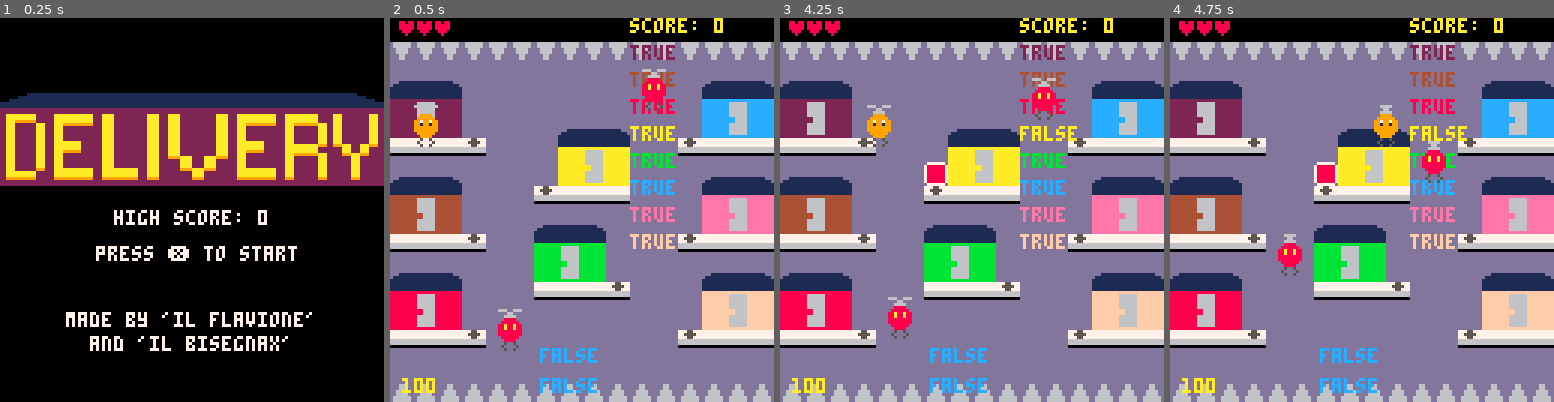
Above: before the commit, frames 1-4 (left to right).
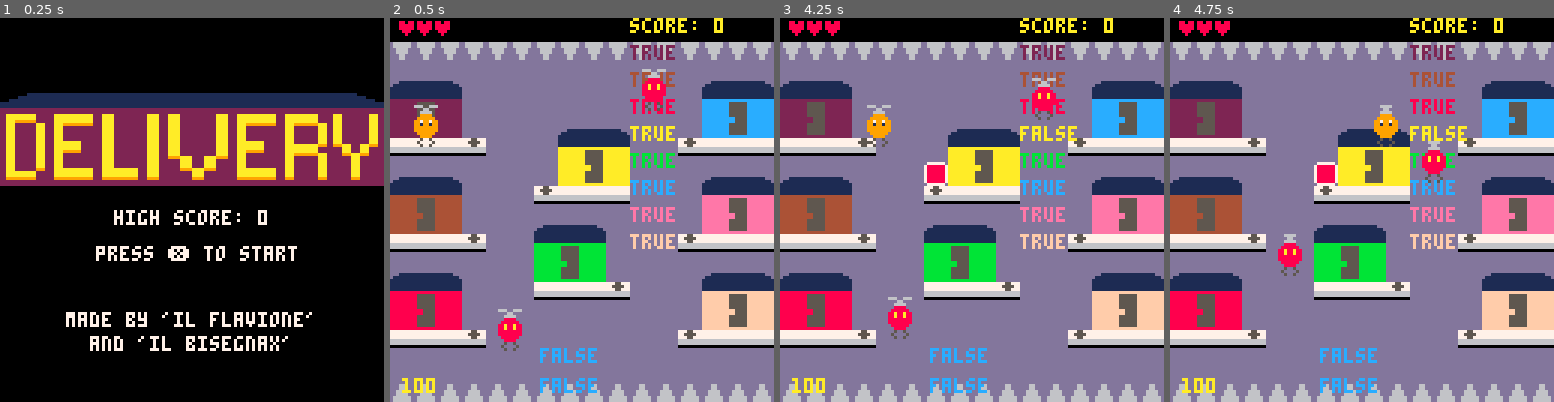
Above: after the commit, the same moments.

Repository: FlavioIero/Delivery
Game: PICO-8 cartridge atari.p8
Two runs of this game, one before a commit and one after it. Both use one fixed random seed, a clock stepped at 60 frames per second and the inputs below.
Inputs:
- Up to frame 1 (0.25 s): no input
- Up to frame 2 (0.5 s): tap X (X key) at 0.33 s
- Up to frame 3 (4.25 s): tap O (Z key) at 0.7, 1.7, 2.1, 2.5, 2.9, 3.3, 3.7, 4.1 s; tap X (X key) at 1.07, 1.85, 2.97, 4.08 s; hold Right 1.6-2.1 s; hold Up 2.15-2.42 s; hold Right 2.47-3.03 s; hold Left 3.08-3.58 s; hold Down 3.63-3.97 s; hold Right from 4.02 s (still down)
- Up to frame 4 (4.75 s): tap O (Z key) at 4.5 s; release Right at 4.68 s; hold Up from 4.73 s (still down)

Frame 1 is identical in both runs. In frame 2, 2.7% of the frame differs, in the area x 7-93%, y 21-81%; in frame 3, 3.0%; in frame 4, 3.0%.

Commit message:
added music

Diff:
--- a/atari.p8
+++ b/atari.p8
@@ -793,22 +793,22 @@
 0070070000000000dddddddd99999999666006660066660000000000dd6666ddddd66ddd000000008888888800000000ddd111111111111111111dddbbbbbbbb
 0000000000000000dddddddd09999990000660000006600000000000d666666ddddddddddddddddd08888880ddddddddd1111111111111111111111dbbbbbbbb
 0000000000000000dddddddd00999900006666000066660000000000d666666ddddddddddddddddd00888800dddddddd111111111111111111111111bbbbbbbb
-111111118666666811111111f200000011111111b666666b1111111111111111e666666e1111111111111111f666666f11111111111111114666666411111111
-1111111188866668111111118400000011111111bbb6666b1111111111111111eee6666e1111111111111111fff6666f11111111111111114446666411111111
-111111118886666811111111ae00000011111111bbb6666b1111111111111111eee6666e1111111111111111fff6666f11111111111111114446666411111111
-888888888666666888888888bc000000bbbbbbbbb666666bbbbbbbbbeeeeeeeee666666eeeeeeeeefffffffff666666fffffffff444444444666666444444444
-88888888866666688666666800000000bbbbbbbbb666666bb666666beeeeeeeee666666ee666666efffffffff666666ff666666f444444444666666446666664
-88888888866666688666666800000000bbbbbbbbb666666bb666666beeeeeeeee666666ee666666efffffffff666666ff666666f444444444666666446666664
-88888888866666688666666800000000bbbbbbbbb666666bb666666beeeeeeeee666666ee666666efffffffff666666ff666666f444444444666666446666664
-88888888888888888666666800000000bbbbbbbbbbbbbbbbb666666beeeeeeeeeeeeeeeee666666efffffffffffffffff666666f444444444444444446666664
-11111111266666621111111111111111a666666a1111111111111111c666666c1111111107777770077777700777777007777770077777700777777007777770
-11111111222666621111111111111111aaa6666a1111111111111111ccc6666c111111117222222774444447788888877aaaaaa77bbbbbb77cccccc77eeeeee7
-11111111222666621111111111111111aaa6666a1111111111111111ccc6666c111111117222222774444447788888877aaaaaa77bbbbbb77cccccc77eeeeee7
-222222222666666222222222aaaaaaaaa666666aaaaaaaaaccccccccc666666ccccccccc7222222774444447788888877aaaaaa77bbbbbb77cccccc77eeeeee7
-222222222666666226666662aaaaaaaaa666666aa666666accccccccc666666cc666666c7222222774444447788888877aaaaaa77bbbbbb77cccccc77eeeeee7
-222222222666666226666662aaaaaaaaa666666aa666666accccccccc666666cc666666c7222222774444447788888877aaaaaa77bbbbbb77cccccc77eeeeee7
-222222222666666226666662aaaaaaaaa666666aa666666accccccccc666666cc666666c7222222774444447788888877aaaaaa77bbbbbb77cccccc77eeeeee7
-222222222222222226666662aaaaaaaaaaaaaaaaa666666accccccccccccccccc666666c07777770077777700777777007777770077777700777777007777770
+111111118555555811111111f200000011111111b555555b1111111111111111e555555e1111111111111111f555555f11111111111111114555555411111111
+1111111188855558111111118400000011111111bbb5555b1111111111111111eee5555e1111111111111111fff5555f11111111111111114445555411111111
+111111118885555811111111ae00000011111111bbb5555b1111111111111111eee5555e1111111111111111fff5555f11111111111111114445555411111111
+888888888555555888888888bc000000bbbbbbbbb555555bbbbbbbbbeeeeeeeee555555eeeeeeeeefffffffff555555fffffffff444444444555555444444444
+88888888855555588555555800000000bbbbbbbbb555555bb555555beeeeeeeee555555ee555555efffffffff555555ff555555f444444444555555445555554
+88888888855555588555555800000000bbbbbbbbb555555bb555555beeeeeeeee555555ee555555efffffffff555555ff555555f444444444555555445555554
+88888888855555588555555800000000bbbbbbbbb555555bb555555beeeeeeeee555555ee555555efffffffff555555ff555555f444444444555555445555554
+88888888888888888555555800000000bbbbbbbbbbbbbbbbb555555beeeeeeeeeeeeeeeee555555efffffffffffffffff555555f444444444444444445555554
+11111111255555521111111111111111a555555a1111111111111111c555555c1111111107777770077777700777777007777770077777700777777007777770
+11111111222555521111111111111111aaa5555a1111111111111111ccc5555c111111117222222774444447788888877aaaaaa77bbbbbb77cccccc77eeeeee7
+11111111222555521111111111111111aaa5555a1111111111111111ccc5555c111111117222222774444447788888877aaaaaa77bbbbbb77cccccc77eeeeee7
+222222222555555222222222aaaaaaaaa555555aaaaaaaaaccccccccc555555ccccccccc7222222774444447788888877aaaaaa77bbbbbb77cccccc77eeeeee7
+222222222555555225555552aaaaaaaaa555555aa555555accccccccc555555cc555555c7222222774444447788888877aaaaaa77bbbbbb77cccccc77eeeeee7
+222222222555555225555552aaaaaaaaa555555aa555555accccccccc555555cc555555c7222222774444447788888877aaaaaa77bbbbbb77cccccc77eeeeee7
+222222222555555225555552aaaaaaaaa555555aa555555accccccccc555555cc555555c7222222774444447788888877aaaaaa77bbbbbb77cccccc77eeeeee7
+222222222222222225555552aaaaaaaaaaaaaaaaa555555accccccccccccccccc555555c07777770077777700777777007777770077777700777777007777770
 0777777007777770222222224444444488888888aaaaaaaabbbbbbbbcccccccceeeeeeeeffffffff111111110000000000000000000000000000000000000000
 7ffffff777777777222222224444444488888888aaaaaaaabbbbbbbbcccccccceeeeeeeeffffffff111111110000000000000000000000000000000000000000
 7ffffff777777777222222224444444488888888aaaaaaaabbbbbbbbcccccccceeeeeeeeffffffff111111110000000000000000000000000000000000000000
Not shown, changed: the music (__music__) section of atari.p8
Not shown, changed: the sound effects (__sfx__) section of atari.p8
